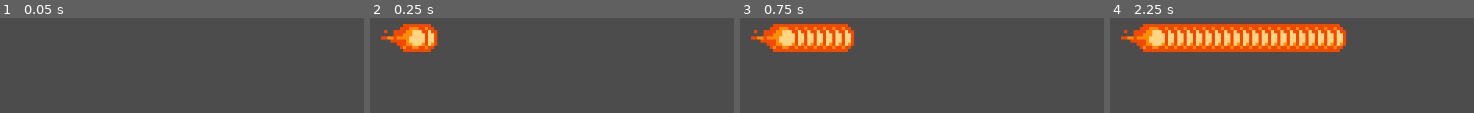
Above: before the commit, frames 1-4 (left to right).
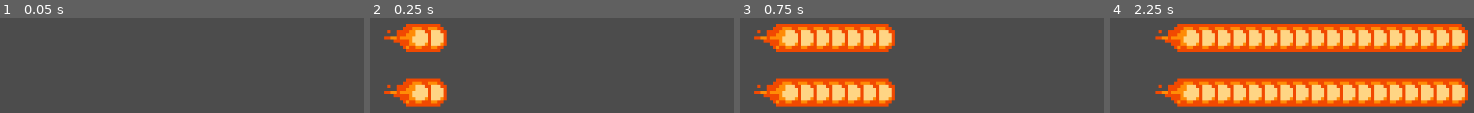
Above: after the commit, the same moments.

Repository: arccoza/godot-bug-examples
Game: Godot game, scene res://scenes/main.tscn
The game is run twice, just before and just after one commit, with the same random seed, the same clock (stepped at 60 frames per second) and the same inputs.
Inputs:
- Up to frame 1 (0.05 s): no input
- Up to frame 2 (0.25 s): no input
- Up to frame 3 (0.75 s): no input
- Up to frame 4 (2.25 s): no input

Frame 1 is identical in both runs. In frame 2, 6.4% of the frame differs, in the area x 3-22%, y 6-94%; in frame 3, 17%; in frame 4, 44%, in the area x 3-99%, y 6-94%.

Commit message:
Add broken functionality example for children of `Node2D`

Diff:
--- a/src/scenes/main.tscn
+++ b/src/scenes/main.tscn
@@ -11,14 +11,29 @@
 margin = Rect2( 0, 0, 0, 0 )
 filter_clip = false
 
-[node name="Node" type="Node" index="0"]
+[node name="Root" type="Node" index="0"]
+
+[node name="Node" type="Node" parent="." index="0"]
 
 script = ExtResource( 1 )
 
-[node name="Sprite" type="Sprite" parent="." index="0"]
+[node name="Sprite" type="Sprite" parent="Node" index="0"]
 
 position = Vector2( 200, 230 )
 rotation = 1.5708
 scale = Vector2( 4, 4 )
 texture = SubResource( 1 )
 _sections_unfolded = [ "Transform" ]
+
+[node name="Node2D" type="Node2D" parent="." index="1"]
+
+position = Vector2( 0, 70 )
+script = ExtResource( 1 )
+
+[node name="Sprite" type="Sprite" parent="Node2D" index="0"]
+
+position = Vector2( 200, 230 )
+rotation = 1.5708
+scale = Vector2( 4, 4 )
+texture = SubResource( 1 )
+_sections_unfolded = [ "Transform" ]
--- a/src/scripts/main.gd
+++ b/src/scripts/main.gd
@@ -3,8 +3,10 @@
 var node = null
 var rate = 0.1
 var rate_timer = 0
-var period = 0.2
+var period = 2.3
 var period_timer = 0
+var amount = 20
+var count = 0
 
 
 func _ready():
@@ -12,21 +14,25 @@
 	remove_child(node)
 
 func _physics_process(delta):
-	for c in get_children():
-		c.tick(delta)
+#	for c in get_children():
+#		c.tick(delta)
 
 	rate_timer += delta
 
-	if rate_timer >= rate:
+	if rate_timer >= rate and count < amount:
 		var dup = node.duplicate()
 		var mis = Missile2D.new(dup)
 #		mis.add_child(dup)
 		add_child(mis)
 		rate_timer -= rate
+		count += 1
 
-#	period_timer += delta
-#
-#	if period_timer >= period:
+	period_timer += delta
+
+	if period_timer >= period:
+		count = 0
+		rate_timer = 0
+		period_timer = 0
 #		print("remove")
 #		get_child(0).queue_free()
 #		period_timer -= period
@@ -40,10 +46,13 @@
 	func _init(n):
 		add_child(n)
 
+	func _physics_process(delta):
+		tick(delta)
+
 	func tick(delta):
 		time += delta
 
 		if time >= lifetime:
 			queue_free()
 		else:
-			position += Vector2(2, 0)
+			position += Vector2(200, 0) * delta
